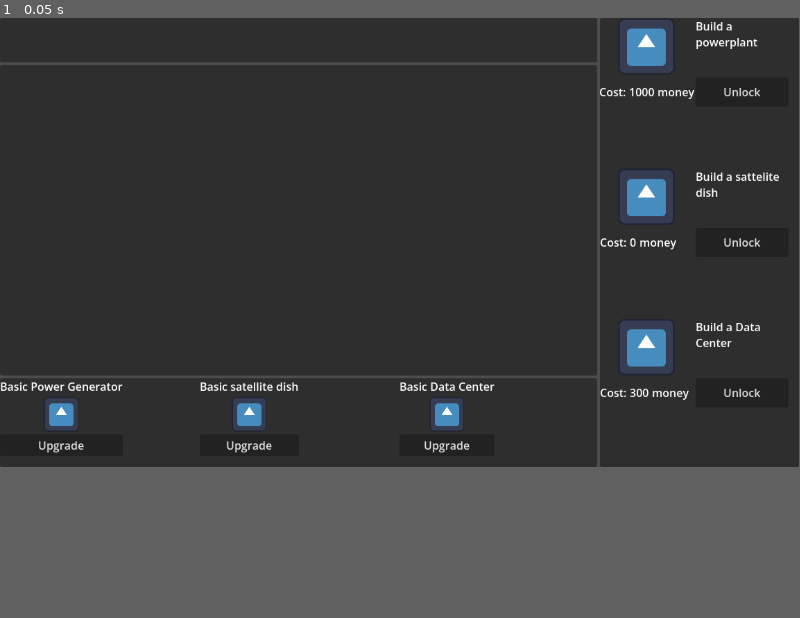
Above: before the commit, frame 1.
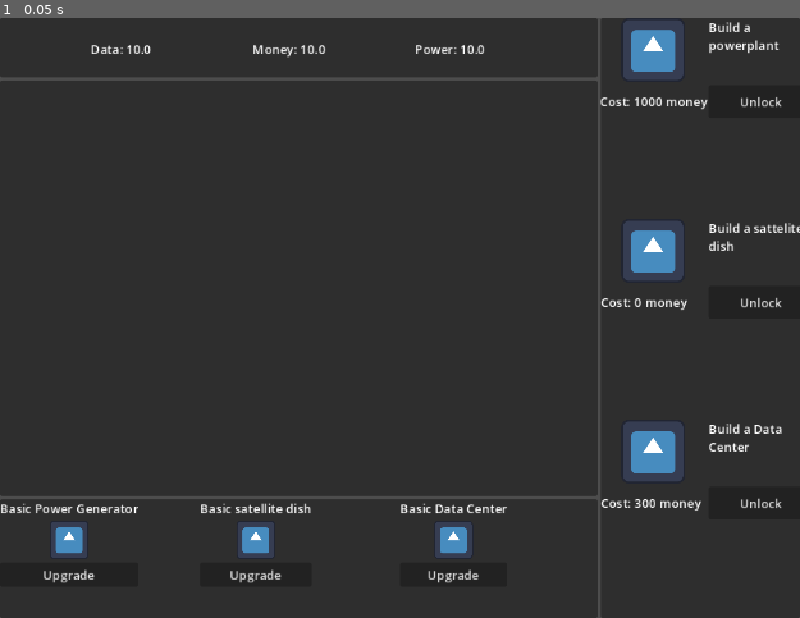
Above: after the commit, the same moment.

Repository: 23edsa/LDJAM_59
Game: Godot game, scene res://Scenes/Main.tscn
Same seed, same stepped clock (60 frames per second), same inputs: the game is played once before the commit and once after it. The engine's default icon, where the game draws it, is replaced by a stand-in: a white triangle on a blue panel in a dark square.
Inputs:
- Up to frame 1 (0.05 s): no input
In our replay, the window is 799x449 before the commit and 800x600 after it. These sizes can differ from the game's own. Grey fills any space a smaller window leaves; there, only what the larger window draws over its background counts as a difference.

The runs differ from the first frame. In frame 1, 8.5% of the frame differs, in the area x 0-100%, y 0-100%.

Commit message:
Added basic resource loop

Diff:
--- /dev/null
+++ b/Scenes/Generators/BasicBuilding.tscn
@@ -0,0 +1,19 @@
+[gd_scene format=3 uid="uid://ck52276utv3bl"]
+
+[ext_resource type="Texture2D" uid="uid://jaxam4u7wajp" path="res://icon.svg" id="1_i65ha"]
+[ext_resource type="Script" uid="uid://dpfr00x340dam" path="res://Scripts/basic_building.gd" id="1_rsrgo"]
+
+[sub_resource type="RectangleShape2D" id="RectangleShape2D_rsrgo"]
+size = Vector2(64, 64)
+
+[node name="BasicBuilding" type="Area2D" unique_id=738684379]
+script = ExtResource("1_rsrgo")
+
+[node name="Sprite2D" type="Sprite2D" parent="." unique_id=1718190438]
+scale = Vector2(0.5, 0.5)
+texture = ExtResource("1_i65ha")
+
+[node name="CollisionShape2D" type="CollisionShape2D" parent="." unique_id=930508717]
+shape = SubResource("RectangleShape2D_rsrgo")
+
+[node name="GeneratorTimer" type="Timer" parent="." unique_id=1090020724]
--- /dev/null
+++ b/Scenes/Generators/Basic_powe_generator.tscn
@@ -0,0 +1,9 @@
+[gd_scene format=3 uid="uid://bvwmpokxnargb"]
+
+[ext_resource type="PackedScene" uid="uid://ck52276utv3bl" path="res://Scenes/Generators/BasicBuilding.tscn" id="1_gv626"]
+
+[node name="BasicBuilding" unique_id=738684379 instance=ExtResource("1_gv626")]
+Generator_time = 1.0
+produces = {
+"power": 10.0
+}
--- a/Scenes/Generators/Data_center.tres
+++ b/Scenes/Generators/Data_center.tres
@@ -2,7 +2,7 @@
 
 [ext_resource type="Texture2D" uid="uid://jaxam4u7wajp" path="res://icon.svg" id="1_covn5"]
 [ext_resource type="Script" uid="uid://sf8jcwrbdtyx" path="res://Scripts/Generators/Building_data.gd" id="1_j2qxe"]
-[ext_resource type="PackedScene" uid="uid://c4gr3d4oxy77v" path="res://Scenes/Generators/new_data_center.tscn" id="1_qb0x5"]
+[ext_resource type="PackedScene" uid="uid://qw47tltfhfh4" path="res://Scenes/Generators/basic_money_generator.tscn" id="1_qb0x5"]
 
 [resource]
 script = ExtResource("1_j2qxe")
--- a/Scenes/Generators/Power_generator.tres
+++ b/Scenes/Generators/Power_generator.tres
@@ -1,7 +1,7 @@
 [gd_resource type="Resource" script_class="BuildingData" format=3 uid="uid://bcowa6f5tuqbq"]
 
 [ext_resource type="Script" uid="uid://sf8jcwrbdtyx" path="res://Scripts/Generators/Building_data.gd" id="1_3syaj"]
-[ext_resource type="PackedScene" uid="uid://cxip3jv508hp1" path="res://Scenes/Generators/Power_generator.tscn" id="1_wiujq"]
+[ext_resource type="PackedScene" uid="uid://bvwmpokxnargb" path="res://Scenes/Generators/Basic_powe_generator.tscn" id="1_wiujq"]
 [ext_resource type="Texture2D" uid="uid://jaxam4u7wajp" path="res://icon.svg" id="1_yqy36"]
 
 [resource]
--- a/Scenes/Generators/Sattelite_dish.tres
+++ b/Scenes/Generators/Sattelite_dish.tres
@@ -1,7 +1,7 @@
 [gd_resource type="Resource" script_class="BuildingData" format=3 uid="uid://gwx2pc13ngnq"]
 
 [ext_resource type="Script" uid="uid://sf8jcwrbdtyx" path="res://Scripts/Generators/Building_data.gd" id="1_b3lga"]
-[ext_resource type="PackedScene" uid="uid://1siemt0auyvy" path="res://Scenes/Generators/Sattelite_dish.tscn" id="1_i1nxv"]
+[ext_resource type="PackedScene" uid="uid://3xrqqbbp3efb" path="res://Scenes/Generators/basic_data_generator.tscn" id="1_i1nxv"]
 [ext_resource type="Texture2D" uid="uid://jaxam4u7wajp" path="res://icon.svg" id="1_okirs"]
 
 [resource]
--- /dev/null
+++ b/Scenes/Generators/basic_data_generator.tscn
@@ -0,0 +1,11 @@
+[gd_scene format=3 uid="uid://3xrqqbbp3efb"]
+
+[ext_resource type="PackedScene" uid="uid://ck52276utv3bl" path="res://Scenes/Generators/BasicBuilding.tscn" id="1_es0l0"]
+
+[node name="Basic_Data_generator" unique_id=738684379 instance=ExtResource("1_es0l0")]
+produces = {
+"raw_data": 10.0
+}
+consumes = {
+"power": 100.0
+}
--- /dev/null
+++ b/Scenes/Generators/basic_money_generator.tscn
@@ -0,0 +1,10 @@
+[gd_scene format=3 uid="uid://qw47tltfhfh4"]
+
+[ext_resource type="PackedScene" uid="uid://ck52276utv3bl" path="res://Scenes/Generators/BasicBuilding.tscn" id="1_t25se"]
+
+[node name="Basic_money_generator" unique_id=738684379 instance=ExtResource("1_t25se")]
+Generator_time = 0.3
+click_boost_amount = 0.1
+produces = {
+"money": 10
+}
--- a/Scenes/Main.tscn
+++ b/Scenes/Main.tscn
@@ -51,14 +51,16 @@
 size_flags_vertical = 3
 
 [node name="ResourceManager" parent="MainUI/Background/MilestoneSplit/LeftSide/ResourcePanel" unique_id=229041560 instance=ExtResource("11_4kpch")]
+position = Vector2(234, 39)
 
 [node name="LevelManagerPanel" type="PanelContainer" parent="MainUI/Background/MilestoneSplit/LeftSide" unique_id=1430636456]
 layout_mode = 2
 size_flags_vertical = 3
 size_flags_stretch_ratio = 7.0
 
-[node name="NewLevelManager" parent="MainUI/Background/MilestoneSplit/LeftSide/LevelManagerPanel" unique_id=1456458300 instance=ExtResource("12_grg3l")]
+[node name="NewLevelManager" parent="MainUI/Background/MilestoneSplit/LeftSide/LevelManagerPanel" unique_id=1456458300 node_paths=PackedStringArray("resource_manager") instance=ExtResource("12_grg3l")]
 layout_mode = 2
+resource_manager = NodePath("../../ResourcePanel/ResourceManager")
 
 [node name="BuildingsManagerPanel" type="PanelContainer" parent="MainUI/Background/MilestoneSplit/LeftSide" unique_id=1879855909]
 layout_mode = 2
--- a/Scenes/Managers/Resource_manager.tscn
+++ b/Scenes/Managers/Resource_manager.tscn
@@ -4,3 +4,31 @@
 
 [node name="ResourceManager" type="Node2D" unique_id=229041560]
 script = ExtResource("1_e2jj5")
+
+[node name="HBoxContainer" type="HBoxContainer" parent="." unique_id=1441814083]
+anchors_preset = 15
+anchor_right = 1.0
+anchor_bottom = 1.0
+offset_left = -118.0
+offset_top = -11.5
+offset_right = 501.0
+offset_bottom = 11.5
+grow_horizontal = 2
+grow_vertical = 2
+size_flags_horizontal = 3
+size_flags_vertical = 3
+
+[node name="Data_Label" type="Label" parent="HBoxContainer" unique_id=1217239303]
+layout_mode = 2
+size_flags_horizontal = 3
+text = "Raw data: 0"
+
+[node name="Money_Label" type="Label" parent="HBoxContainer" unique_id=1063718185]
+layout_mode = 2
+size_flags_horizontal = 3
+text = "Money: 0"
+
+[node name="Power_Label" type="Label" parent="HBoxContainer" unique_id=326821905]
+layout_mode = 2
+size_flags_horizontal = 3
+text = "Power: 0"
--- /dev/null
+++ b/Scripts/basic_building.gd
@@ -0,0 +1,47 @@
+extends Area2D
+class_name BasicBuilding
+
+# Base stats that all buildings share
+@export var building_name:String = "Basic Building"
+@export var Generator_time:float = 5.0
+@export var click_boost_amount:float = 0.5
+
+# Keys should be Strings (e.g., "power"), Values should be Numbers (e.g., 5)
+@export var produces: Dictionary = {"money": 0}
+@export var consumes: Dictionary = {}
+
+signal resource_transaction_requested(consume_dict:Dictionary, produce_dict:Dictionary)
+
+#space for upgrades variables
+var current_level:int = 1
+var upgrade_currency
+var upgrade_cost
+
+@onready var timer = $GeneratorTimer
+
+func _ready():
+	timer.timeout.connect(_on_generator_timer_timeout)
+	timer.wait_time = Generator_time
+	timer.start()
+
+
+func _on_generator_timer_timeout():
+	generate_resources()
+	timer.start(Generator_time)
+
+func generate_resources():
+	resource_transaction_requested.emit(consumes, produces)
+
+
+func _input_event(viewport, event, shape_idx):
+	if event is InputEventMouseButton and event.pressed and event.button_index == MOUSE_BUTTON_LEFT:
+		on_clicked()
+
+func on_clicked():
+	var current_time_left = timer.time_left
+	var new_time = max(0.01, current_time_left-click_boost_amount)
+	timer.start(new_time)
+	print(building_name + " clicked! Time remaining: " + str(new_time))
+
+func upgrade():
+	pass
--- a/Scripts/level_manager.gd
+++ b/Scripts/level_manager.gd
@@ -1,5 +1,6 @@
 extends Control
 
+@export var resource_manager:Node2D
 @export var grid_size = Vector2(64,64)
 var occupied_cells:Dictionary = {}
 
@@ -33,6 +34,10 @@
 	var building_data = data as BuildingData
 	var target_grid_position = get_grid_position(at_position)
 	var new_building = building_data.building_scene.instantiate()
+	if resource_manager != null:
+		new_building.resource_transaction_requested.connect(resource_manager.process_building_transaction)
+	else:
+		push_error("You forgot to assign the Resource Manager in the Level Manager inspector!")
 	add_child(new_building)
 	new_building.position = target_grid_position + (grid_size / 2.0)
 	occupied_cells[target_grid_position] = new_building
--- a/Scripts/main_ui.gd
+++ b/Scripts/main_ui.gd
@@ -36,13 +36,13 @@
 func _on_milestone_unlock_requested(milestone:MilestoneData):
 	var resource_type = milestone.resource_type
 	var cost = milestone.resource_cost
-	var current_amount = resource_manager.get(resource_type)
 
-	if current_amount == null:
-		push_warning("resource type '" + resource_type + "' doesnt exist")
-		return
-	if current_amount >= cost:
-		resource_manager.set(resource_type, current_amount - cost)
-		print("milestone unlocked!")
-		unlock_building(milestone.building_to_unlock)
-	else: print("not enough resources!")
+	if resource_manager.resources.has(resource_type):
+		var current_amount = resource_manager.resource[resource_type]
+
+		if current_amount >= cost:
+			resource_manager.resource[resource_type] -= cost
+			print("milestone unlocked!")
+			unlock_building(milestone.building_to_unlock)
+		else: print("not enough resources!")
+	else : push_warning("Resource type '" + resource_type + "' doesn't exist in the dictionary!")
--- a/Scripts/milestone_card.gd
+++ b/Scripts/milestone_card.gd
@@ -15,4 +15,3 @@
 
 func _on_button_pressed():
 	unlock_requested.emit(my_milestone)
-	#clear test
--- a/Scripts/resource_manager.gd
+++ b/Scripts/resource_manager.gd
@@ -1,5 +1,37 @@
 extends Node2D
 
-var raw_data:float = 1000000
-var money:float = 1000000
-var power:float = 1000000
+@onready var money_label= $HBoxContainer/Money_Label
+@onready var data_label = $HBoxContainer/Data_Label
+@onready var power_label = $HBoxContainer/Power_Label
+
+var resources: Dictionary ={
+	"raw_data": 10.0,
+	"money": 10.0,
+	"power": 10.0
+}
+
+func _ready():
+	update_ui_labels(resources)
+
+func process_building_transaction(consumes:Dictionary, produces:Dictionary):
+	for req_type in consumes.keys():
+		var req_amount = consumes[req_type]
+		if not resources.has(req_type) or resources[req_type] < req_amount:
+			return #not enough of required resources
+	for req_type in consumes.keys():
+		var req_amount = consumes[req_type]
+		resources[req_type] -= req_amount
+
+	for prod_type in produces.keys():
+		var prod_amount = produces[prod_type]
+		if resources.has(prod_type):
+			resources[prod_type] += prod_amount
+		else: return
+
+	update_ui_labels(resources)
+
+func update_ui_labels(resources):
+
+	money_label.text = "Money: " + str(resources["money"])
+	data_label.text = "Data: " + str(resources["raw_data"])
+	power_label.text = "Power: " + str(resources["power"])
--- a/project.godot
+++ b/project.godot
@@ -15,6 +15,12 @@
 config/features=PackedStringArray("4.6", "GL Compatibility")
 config/icon="res://icon.svg"
 
+[display]
+
+window/size/viewport_width=1024
+window/size/viewport_height=768
+window/stretch/mode="canvas_items"
+
 [physics]
 
 3d/physics_engine="Jolt Physics"
Not shown, added: Scripts/basic_building.gd.uid
